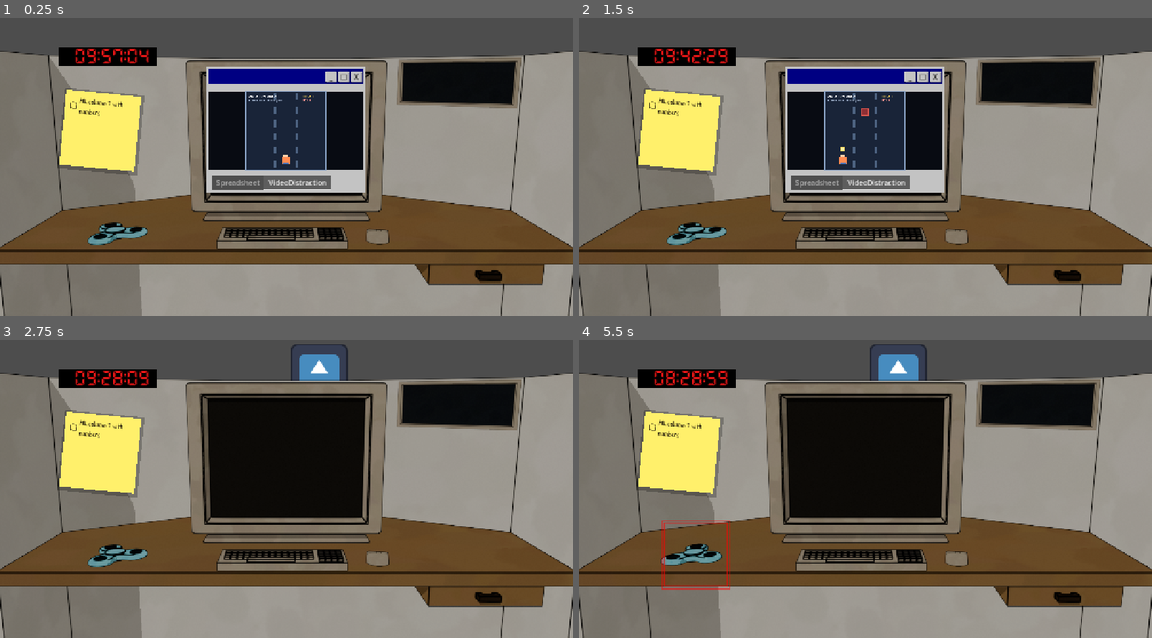
Above: before the commit, frames 1-4 (two rows, left to right).
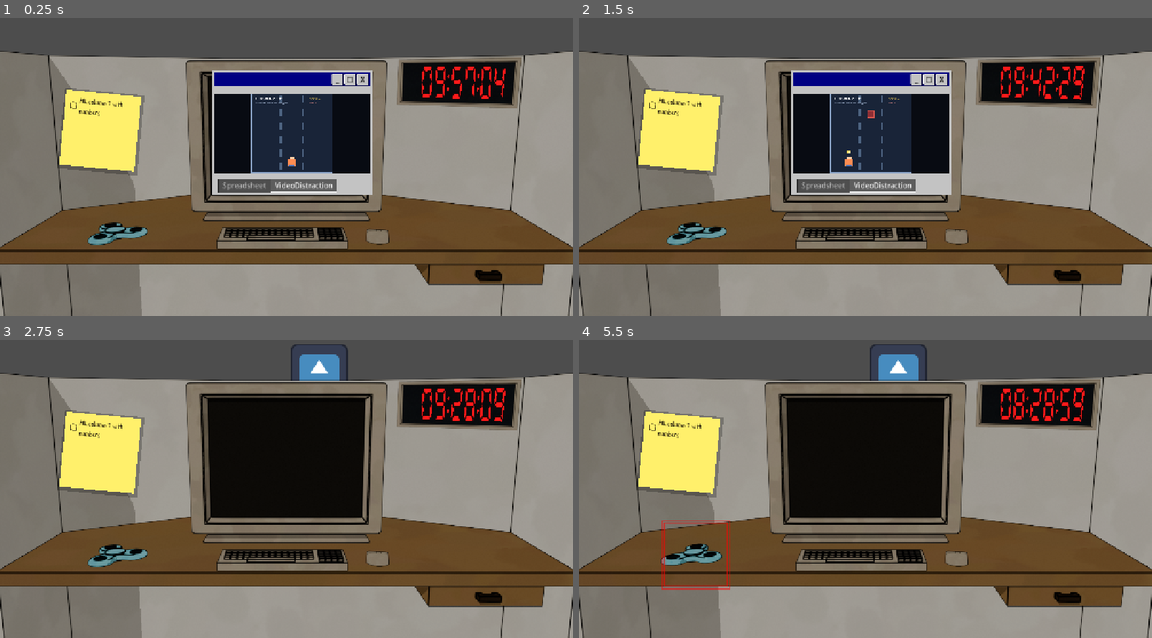
Above: after the commit, the same moments.

Repository: Jelleas/gmtk-2026
Game: Godot game, scene res://src/office/office.tscn
Same seed, same stepped clock (60 frames per second), same inputs: the game is played once before the commit and once after it. This scene is started directly instead of the project's main scene. The engine's default icon, where the game draws it, is replaced by a stand-in: a white triangle on a blue panel in a dark square.
Inputs (mouse positions are in pixels of both pictures, inside the frame that each line leads up to):
- Up to frame 1 (0.25 s): no input
- Up to frame 2 (1.5 s): click "_" at 0.5 s; click "□" at 1.25 s
- Up to frame 3 (2.75 s): click "X" at 2 s
- Up to frame 4 (5.5 s): tap Enter at 2.75 s; drag from (693, 554) to (922, 405) at 2.77 s; drag from (1008, 578) to (693, 554) at 3.52 s; move the mouse to (922, 405) at 4.27 s; hold Right 4.28-5 s; tap 2 at 4.35 s; click (922, 405) at 4.42 s; drag from (836, 542) to (693, 429) at 5.02 s

The runs differ from the first frame. In frame 1, 6.0% of the frame differs, in the area x 10-89%, y 9-60%; in frame 2, 6.1%; in frame 3, 1.7%; in frame 4, 1.7%.

Commit message:
fix clock in scene

Diff:
--- a/src/clock/clock.gd
+++ b/src/clock/clock.gd
@@ -1,4 +1,7 @@
 extends Node2D
+
+@onready var clock_viewport: SubViewport = $ClockViewport
+@onready var clock_surface: Polygon2D = $ClockSurface
 
 var active_multipliers: Dictionary[StringName, float] = {}
 var punishment_weight := 0.0
@@ -9,6 +12,7 @@
 var time = 10 * 3600
 
 func _ready() -> void:
+	clock_surface.texture = clock_viewport.get_texture()
 	EventBus.day_started.connect(on_day_start)
 	EventBus.activity_started.connect(on_activity_start)
 	EventBus.activity_ended.connect(on_activity_end)
--- a/src/clock/clock.tscn
+++ b/src/clock/clock.tscn
@@ -13,13 +13,20 @@
 [node name="Clock" type="Node2D" unique_id=861975606]
 script = ExtResource("1_d4ub5")
 
-[node name="TimeLabelBackground" type="ColorRect" parent="." unique_id=1877368253]
-offset_left = -20.0
-offset_right = 200.0
+[node name="ClockViewport" type="SubViewport" parent="."]
+transparent_bg = true
+handle_input_locally = false
+size = Vector2i(220, 40)
+render_target_update_mode = 4
+
+[node name="ClockDisplay" type="Control" parent="ClockViewport"]
+layout_mode = 3
+anchors_preset = 0
+offset_right = 220.0
 offset_bottom = 40.0
-color = Color(0, 0, 0, 1)
+mouse_filter = 2
 
-[node name="TimeLabel" type="Label" parent="TimeLabelBackground" unique_id=1877368252]
+[node name="TimeLabel" type="Label" parent="ClockViewport/ClockDisplay" unique_id=1877368252]
 unique_name_in_owner = true
 layout_mode = 0
 offset_left = 20.0
@@ -29,3 +36,9 @@
 label_settings = SubResource("LabelSettings_digital")
 horizontal_alignment = 1
 vertical_alignment = 1
+
+[node name="ClockSurface" type="Polygon2D" parent="."]
+texture_filter = 1
+antialiased = true
+polygon = PackedVector2Array(-25, 0, 195, -3, 193, 39, -23, 42)
+uv = PackedVector2Array(0, 0, 220, 0, 220, 40, 0, 40)
--- a/src/office/office.tscn
+++ b/src/office/office.tscn
@@ -19,7 +19,10 @@
 position = Vector2(261, 534)
 
 [node name="Clock" parent="." unique_id=861975606 instance=ExtResource("4_yltk5")]
-position = Vector2(150, 120)
+position = Vector2(929, 176)
+
+[node name="ClockSurface" parent="Clock" index="1"]
+polygon = PackedVector2Array(-28, -20, 222, -23, 215, 70, -32, 65)
 
 [node name="Boss" parent="." unique_id=821479703 instance=ExtResource("3_jfxul")]
 z_index = -1
@@ -35,10 +38,10 @@
 
 [node name="Computer" parent="Screen" unique_id=545264087 instance=ExtResource("5_jfxul")]
 layout_mode = 1
-offset_left = 53.0
-offset_top = -22.0
-offset_right = -107.0
-offset_bottom = -86.0
+offset_left = 67.0
+offset_top = -16.0
+offset_right = -93.0
+offset_bottom = -80.0
 
 [node name="Phone" parent="." unique_id=1620515731 instance=ExtResource("7_pcami")]
 z_index = 3
@@ -60,4 +63,5 @@
 position = Vector2(140, 222)
 scale = Vector2(0.7, 0.7)
 
+[editable path="Clock"]
 [editable path="Phone"]
